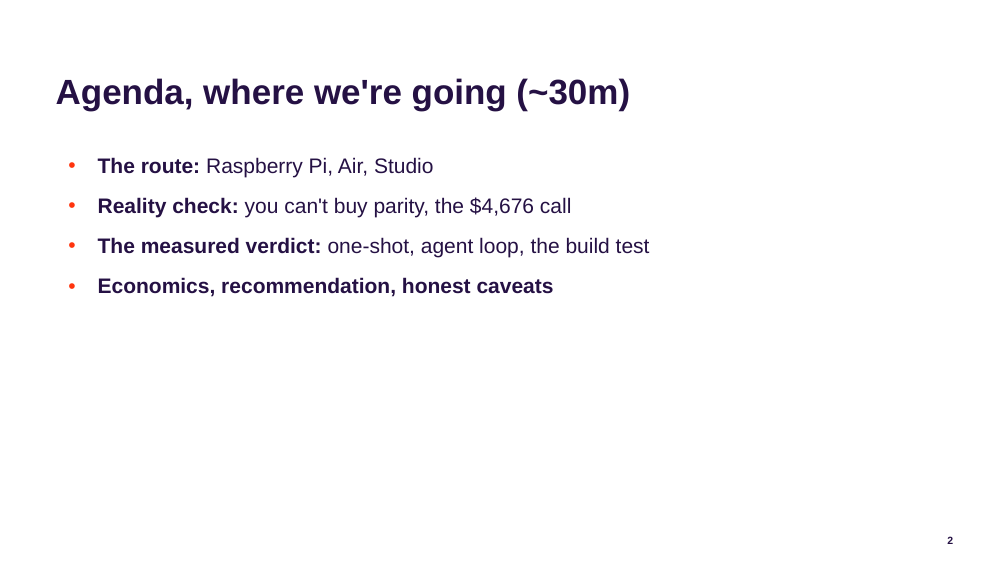
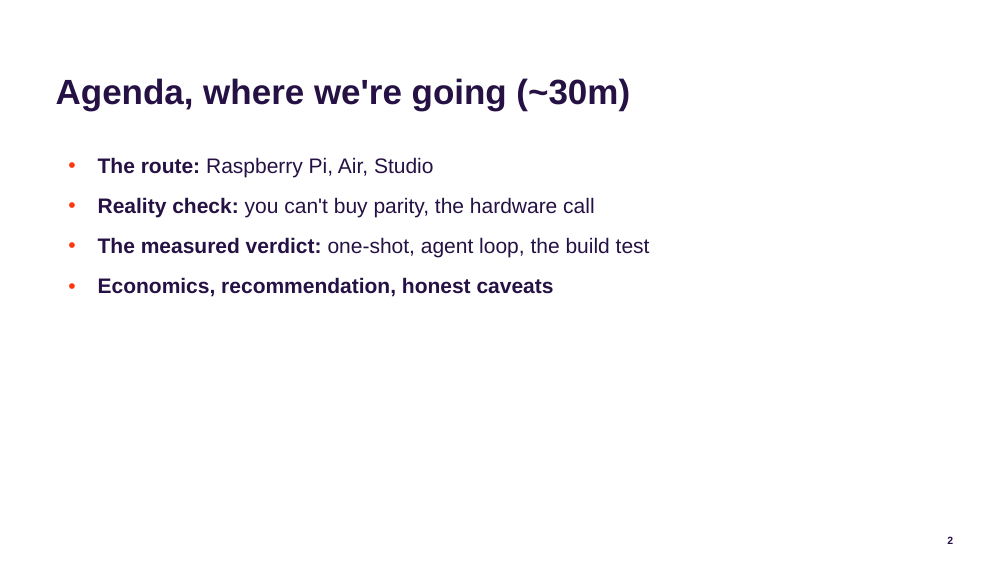
Before and after one commit to jconnolly/local-llm-pi5, a slide deck: slide 2 of local-llm-datasociety.pptx. Drawn at 1008x567 pixels with LibreOffice and Linux fonts; fonts in the diff are those of the drawing; background and template pictures are left out. Boxes give left, top, right and bottom in pixels: in the first picture for what was removed or moved away, otherwise in the second. Text is boxed around its words. In the diff, an @@ line names an element or a change of style, - is before the commit and + after.

```diff
--- a/local-llm-datasociety.pptx
+++ b/local-llm-datasociety.pptx
@@ text at [98,197,594,218]: text changed @@
-• Reality check: you can't buy parity, the $4,676 call
+• Reality check: you can't buy parity, the hardware call
```
Also in this commit, not shown: 6 other slides changed, 3 other files.
